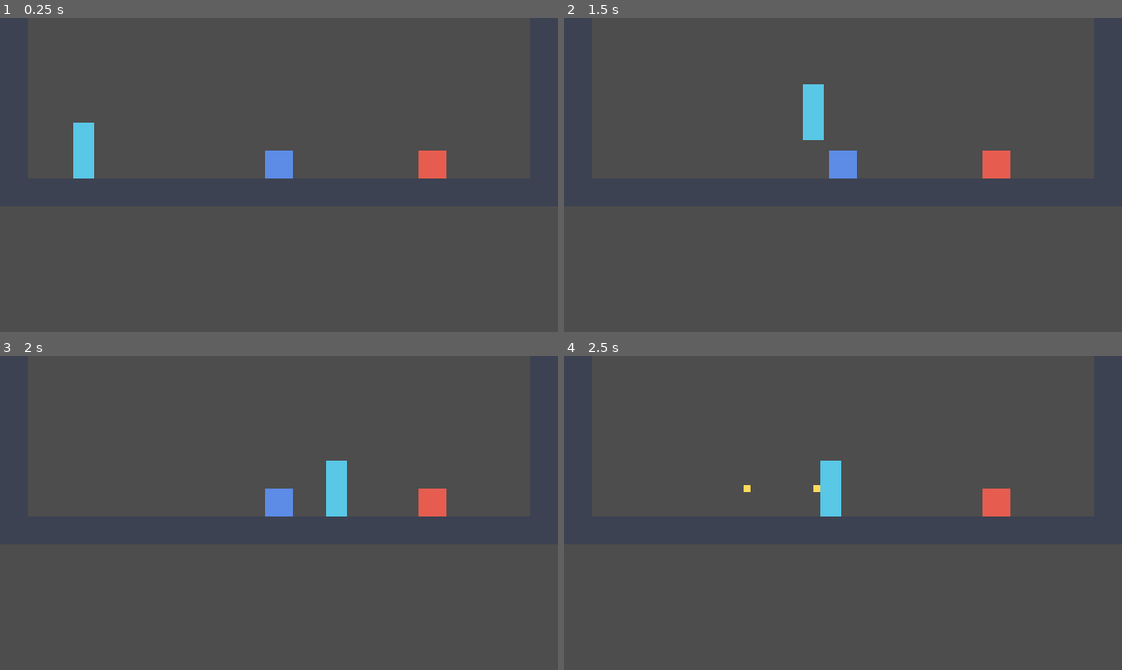
Above: before the commit, frames 1-4 (two rows, left to right).
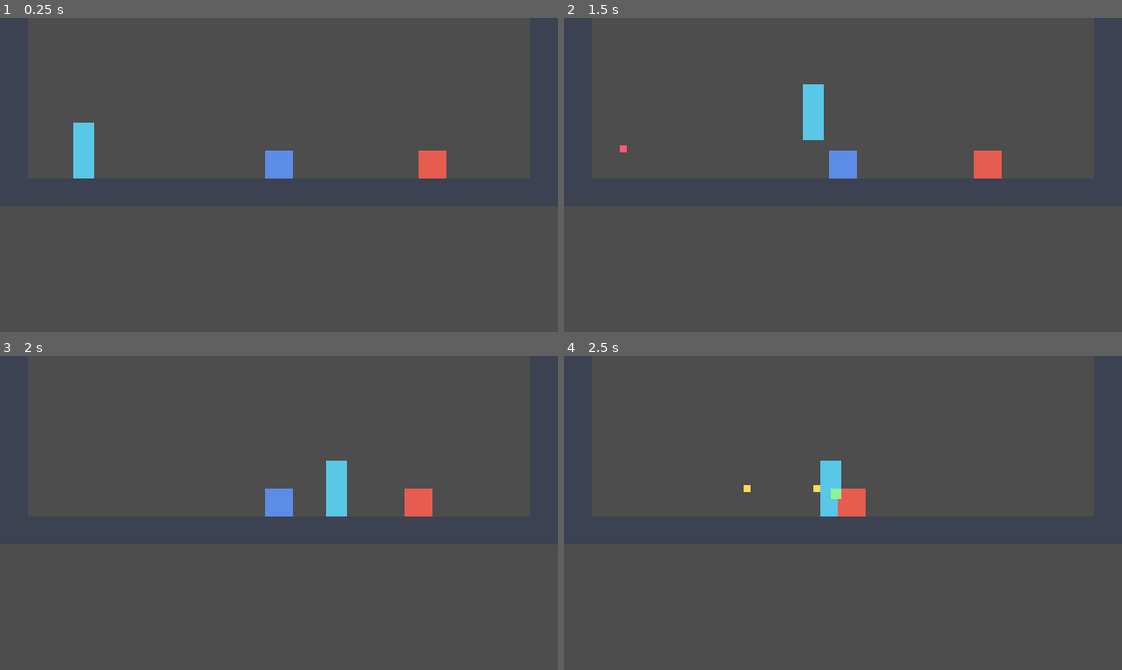
Above: after the commit, the same moments.

Repository: mosidas/netdiver
Game: Godot game, scene res://src/stage/analysis_dev_stage.tscn
The game is run twice, just before and just after one commit, with the same random seed, the same clock (stepped at 60 frames per second) and the same inputs. This scene is started directly instead of the project's main scene.
Inputs:
- Up to frame 1 (0.25 s): no input
- Up to frame 2 (1.5 s): tap Enter at 0.5 s; hold D (move_right) from 0.53 s (still down); tap S (aim_down) at 0.6 s; tap Space (jump) at 0.77 s; tap W (aim_up) at 1.35 s
- Up to frame 3 (2 s): keep holding D (move_right); tap Space (jump) at 1.52 s
- Up to frame 4 (2.5 s): release D (move_right) at 2.03 s; hold A (move_left) from 2.03 s (still down); hold J (fire_primary) from 2.03 s (still down)

Frame 1 is identical in both runs. In frame 2, 0.3% of the frame differs, in the area x 10-80%, y 40-52%; in frame 3, 0.4%; in frame 4, 0.9%, in the area x 47-80%, y 42-52%.

Commit message:
feat(analysis-ability): analysis_dev_stage.tscn の接続と参照を作る
敵 2 体の defeated を binds 付きでステージのハンドラへ、player.died を
ステージへ、各敵の target を node_paths 付きで Player へ、ルートの
pulse_scene を analysis_pulse.tscn へ、いずれもシーンの宣言で繋いだ。

binds の検証は callable の所有者・メソッド名・束縛引数の型に加えて、
ステージから解決した先が当の敵自身であることまで見る。pulse_scene は
instantiate してルートの型を見る(参照先の差し替えはこの経路でしか
検出できない)。

Co-Authored-By: Claude Opus 5 (1M context) <noreply@anthropic.com>

Diff:
--- a/src/stage/analysis_dev_stage.tscn
+++ b/src/stage/analysis_dev_stage.tscn
@@ -1,9 +1,10 @@
-[gd_scene load_steps=7 format=3]
+[gd_scene load_steps=8 format=3]
 
 [ext_resource type="Script" path="res://src/stage/analysis_dev_stage.gd" id="1_analysis_dev_stage"]
 [ext_resource type="PackedScene" path="res://src/player/player.tscn" id="2_player"]
 [ext_resource type="PackedScene" path="res://src/enemy/shooter_enemy.tscn" id="3_shooter_enemy"]
 [ext_resource type="PackedScene" path="res://src/enemy/charger_enemy.tscn" id="4_charger_enemy"]
+[ext_resource type="PackedScene" path="res://src/ability/analysis_pulse.tscn" id="5_analysis_pulse"]
 
 [sub_resource type="RectangleShape2D" id="RectangleShape2D_floor"]
 size = Vector2(320, 16)
@@ -13,6 +14,7 @@
 
 [node name="AnalysisDevStage" type="Node2D"]
 script = ExtResource("1_analysis_dev_stage")
+pulse_scene = ExtResource("5_analysis_pulse")
 
 [node name="Floor" type="StaticBody2D" parent="."]
 position = Vector2(160, 100)
@@ -59,8 +61,14 @@
 [node name="Player" parent="." instance=ExtResource("2_player")]
 position = Vector2(48, 76)
 
-[node name="ShooterEnemy" parent="." instance=ExtResource("3_shooter_enemy")]
+[node name="ShooterEnemy" parent="." node_paths=PackedStringArray("target") instance=ExtResource("3_shooter_enemy")]
 position = Vector2(160, 84)
+target = NodePath("../Player")
 
-[node name="ChargerEnemy" parent="." instance=ExtResource("4_charger_enemy")]
+[node name="ChargerEnemy" parent="." node_paths=PackedStringArray("target") instance=ExtResource("4_charger_enemy")]
 position = Vector2(248, 84)
+target = NodePath("../Player")
+
+[connection signal="died" from="Player" to="." method="_on_player_died"]
+[connection signal="defeated" from="ShooterEnemy" to="." method="_on_enemy_defeated" binds= [NodePath("ShooterEnemy")]]
+[connection signal="defeated" from="ChargerEnemy" to="." method="_on_enemy_defeated" binds= [NodePath("ChargerEnemy")]]
--- a/tests/stage/analysis_dev_stage_scene_test.gd
+++ b/tests/stage/analysis_dev_stage_scene_test.gd
@@ -12,6 +12,12 @@
 const ACTOR_NAMES: Array[String] = ["Player", "ShooterEnemy", "ChargerEnemy"]
 const SHAPE_NAME: String = "CollisionShape2D"
 
+const DEFEATED_HANDLER_NAME: String = "_on_enemy_defeated"
+const DIED_HANDLER_NAME: String = "_on_player_died"
+
+# 撃破の接続が束縛する引数の数。ハンドラは `[kind, NodePath]` を受け取り、束縛は後ろの 1 つ
+const EXPECTED_BOUND_ARGUMENT_COUNT: int = 1
+
 const EXPECTED_ENEMY_COUNT: int = 2
 const EXPECTED_SHOOTER_COUNT: int = 1
 const EXPECTED_CHARGER_COUNT: int = 1
@@ -26,8 +32,8 @@
 const SPAWNER_CLASS_NAMES: Array[String] = ["Timer", "MultiplayerSpawner"]
 
 # シーンが持ってよい PackedScene の参照。いずれも弾か解析の演出であり、敵を出す口ではない。
-# 「この集合に含まれること」で見る(「一致すること」ではない): 演出の参照は接続を足す
-# 後続の作業で設定され、そのときに現れる
+# 「一致すること」ではなく「この集合に含まれること」で見る: 参照の有無ではなく、敵のシーンを
+# 指す参照が現れないことがここの関心である
 const ALLOWED_PACKED_SCENE_PROPERTIES: Array[String] = [
 	"Player.projectile_scene",
 	"ShooterEnemy.projectile_scene",
@@ -42,8 +48,8 @@
 
 # 実フレームで敵の数が変わらないことを見る待ち時間。
 # 下限: 物理フレームが 1 つ以上進むこと(60Hz で約 12 フレーム)。
-# 上限: プレイヤーが死んで再読込が走らないこと。この時点のシーンは敵の `target` を持たない
-# ため敵は動かず、突進型の予備動作も始まらない
+# 上限: プレイヤーが死んで再読込が走らないこと。手前の射撃型は索敵の圏内に居るが、予備動作を
+# 終えてから弾がプレイヤーまで飛ぶまでに 1 秒以上かかるため、この時間内に当たりは届かない
 const OBSERVED_MILLIS: int = 200
 
 const POSITION_TOLERANCE: float = 0.001
@@ -180,6 +186,96 @@
 	if players.size() != EXPECTED_PLAYER_COUNT:
 		return
 	assert_object(players[0].get_parent()).is_same(stage)
+
+
+func test_every_enemy_defeat_is_wired_to_the_stage_and_binds_its_own_path() -> void:
+	var stage := _instantiate_stage()
+	var enemies: Array[Enemy] = _enemies_in(stage)
+	# 検査が空振りしていないこと(接続を持つ相手が居ること)
+	assert_int(enemies.size()).is_equal(EXPECTED_ENEMY_COUNT)
+
+	for enemy: Enemy in enemies:
+		# `_ready()` で接続する実装では、`instantiate()` した時点の接続は 0 件になる
+		var connections: Array = enemy.get_signal_connection_list(&"defeated")
+		assert_int(connections.size()).append_failure_message(str(enemy.name)).is_equal(1)
+		if connections.size() != 1:
+			continue
+
+		var callable: Callable = connections[0]["callable"]
+		assert_object(callable.get_object()).append_failure_message(str(enemy.name)).is_same(stage)
+		assert_str(str(callable.get_method())).append_failure_message(
+			str(enemy.name)
+		).is_equal(DEFEATED_HANDLER_NAME)
+		assert_bool(stage.has_method(DEFEATED_HANDLER_NAME)).is_true()
+
+		var bound: Array = callable.get_bound_arguments()
+		assert_int(bound.size()).append_failure_message(
+			"%s: %s" % [enemy.name, bound]
+		).is_equal(EXPECTED_BOUND_ARGUMENT_COUNT)
+		if bound.size() != EXPECTED_BOUND_ARGUMENT_COUNT:
+			continue
+		assert_bool(bound[0] is NodePath).append_failure_message(
+			"%s: %s" % [enemy.name, type_string(typeof(bound[0]))]
+		).is_true()
+		if not (bound[0] is NodePath):
+			continue
+
+		# 束縛された経路がその敵自身へ解決すること。ここを見ないと、すべての接続が同じ敵を
+		# 指す誤りが素通りする。
+		# `get_node()` ではなく `get_node_or_null()` で引く: 解決できない経路の誤りを
+		# エンジンのエラーではなく、このアサーションの失敗として見せる
+		assert_object(stage.get_node_or_null(bound[0] as NodePath)).append_failure_message(
+			"%s -> %s" % [enemy.name, bound[0]]
+		).is_same(enemy)
+
+
+func test_every_enemy_targets_the_player_by_the_scene_declaration() -> void:
+	var stage := _instantiate_stage()
+	var player: Node2D = stage.get_node(NodePath(PLAYER_NAME))
+	var enemies: Array[Enemy] = _enemies_in(stage)
+	assert_int(enemies.size()).is_equal(EXPECTED_ENEMY_COUNT)
+
+	for enemy: Enemy in enemies:
+		# `[node]` ヘッダの `node_paths` が無いと、宣言した経路は `instantiate()` の後に
+		# 静かに `null` へ落ちる。同一性まで見ることで「宣言であること」が 1 本で固まる
+		assert_object(enemy.target).append_failure_message(str(enemy.name)).is_same(player)
+
+
+func test_the_player_death_is_wired_to_the_stage_by_the_scene_declaration() -> void:
+	var stage := _instantiate_stage()
+	var player: Player = stage.get_node(NodePath(PLAYER_NAME))
+
+	# `_ready()` で接続する実装では、`instantiate()` した時点の接続は 0 件になる
+	var connections: Array = player.get_signal_connection_list(&"died")
+	assert_int(connections.size()).is_equal(1)
+	if connections.size() != 1:
+		return
+
+	var callable: Callable = connections[0]["callable"]
+	assert_object(callable.get_object()).is_same(stage)
+	assert_str(str(callable.get_method())).is_equal(DIED_HANDLER_NAME)
+	assert_bool(stage.has_method(DIED_HANDLER_NAME)).is_true()
+
+
+func test_the_stage_declares_the_pulse_scene() -> void:
+	var stage: AnalysisDevStage = _instantiate_stage() as AnalysisDevStage
+	assert_object(stage).is_not_null()
+
+	assert_object(stage.pulse_scene).is_not_null()
+
+
+func test_the_declared_pulse_scene_instantiates_an_analysis_pulse() -> void:
+	# 参照の中身まで見る: null でないことだけでは、別の `PackedScene` を差す誤りが素通りする
+	var stage: AnalysisDevStage = _instantiate_stage() as AnalysisDevStage
+	assert_object(stage).is_not_null()
+	assert_object(stage.pulse_scene).is_not_null()
+	if stage == null or stage.pulse_scene == null:
+		return
+
+	var pulse: Node = auto_free(stage.pulse_scene.instantiate())
+	assert_bool(pulse is AnalysisPulse).append_failure_message(
+		"%s (%s)" % [pulse.name, pulse.get_class()]
+	).is_true()
 
 
 func test_every_terrain_body_carries_a_rectangle_shape_on_the_terrain_layer() -> void:
Not shown, changed: docs/specs/001-mvp/004-analysis-ability/tasks.md
